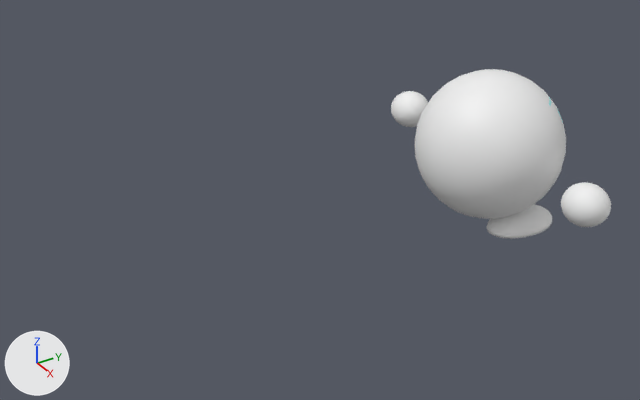
Two versions of the Blender file Assets/kirby.blend, one commit apart.
Both versions are drawn from a camera (50 mm lens) standing at (8.01, -7.66, 5.14) and looking at (-0.03, -2.66, -0.01). Arrows for +X, +Y and +Z are at lower left; the lights stay in place. Mesh edges are drawn as thin lines on the coarser meshes.

Script lines for the objects in view, before the commit:
```python
me_sphere_001 = bpy.data.meshes.new('Sphere.001')
me_sphere_001.from_pydata(...)  # 3972 vertices, 3586 faces, 572 loose edges; spans x -1.75..1.75, y -0.85..0.85, z -0.93..0.85
me_sphere_001.polygons.foreach_set('use_smooth', [True] * 3586)
me_sphere_001.materials.append(mat_material_001)  # picture img_eyes_bg_png
ob_sphere_003 = bpy.data.objects.new('Sphere.003', me_sphere_001)
ob_sphere_003.location = (0.0, 0.0, 0.092)
ob_sphere_003.scale = (1.17, 1.17, 1.17)
```
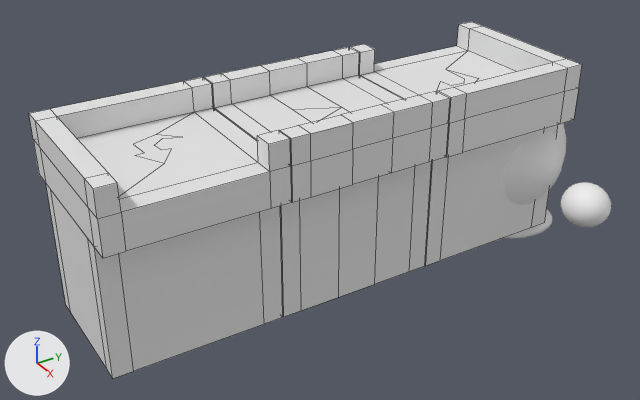
Edits to the scene script, one JSON object a line:
```json
{"op": "add", "block": "me_cube_006", "code": ["me_cube_006 = bpy.data.meshes.new('Cube.006')", "me_cube_006.from_pydata(...)  # 82 vertices, 72 faces; spans x -1.0..1.0, y -1.0..1.0, z -1.0..1.3"]}
{"op": "add", "block": "me_cube_004", "code": ["me_cube_004 = bpy.data.meshes.new('Cube.004')", "me_cube_004.from_pydata(...)  # 82 vertices, 72 faces; spans x -1.0..1.0, y -1.0..1.0, z -1.0..1.3"]}
{"op": "add", "block": "me_cube_003", "code": ["me_cube_003 = bpy.data.meshes.new('Cube.003')", "me_cube_003.from_pydata(...)  # 107 vertices, 104 faces; spans x -1.0..1.0, y -1.0..1.0, z -1.0..1.3"]}
{"op": "add", "block": "ob_cube_003", "code": ["ob_cube_003 = bpy.data.objects.new('Cube.003', me_cube_006)", "ob_cube_003.location = (0.093, -4.703, 0.194)"]}
{"op": "add", "block": "ob_cube_001", "code": ["ob_cube_001 = bpy.data.objects.new('Cube.001', me_cube_004)", "ob_cube_001.location = (0.093, -0.673, 0.194)"]}
{"op": "add", "block": "ob_cube", "code": ["ob_cube = bpy.data.objects.new('Cube', me_cube_003)", "ob_cube.location = (0.093, -2.689, 0.194)"]}
```

Location of each change, [x1, y1, x2, y2] in pixels of the pictures (640 x 400 px):
```json
{"object": "Cube.003", "change": "added", "after": [29, 77, 291, 378]}
{"object": "Cube", "change": "added", "after": [204, 47, 450, 317]}
{"object": "Cube.001", "change": "added", "after": [350, 22, 582, 266]}
{"object": "Sphere.003", "change": "unchanged, covered by the edit", "before": [391, 69, 611, 239], "after": [504, 123, 611, 239]}
```
